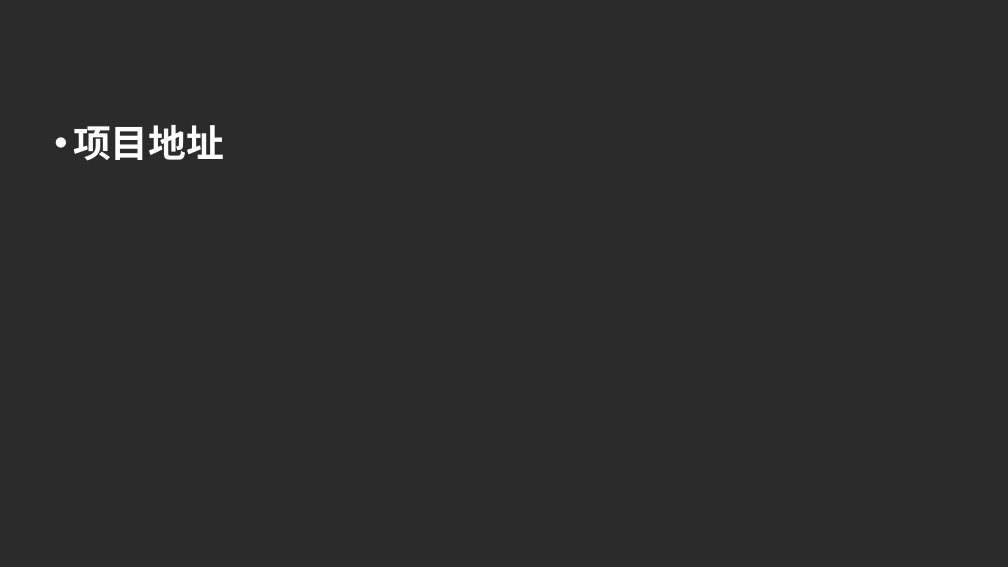
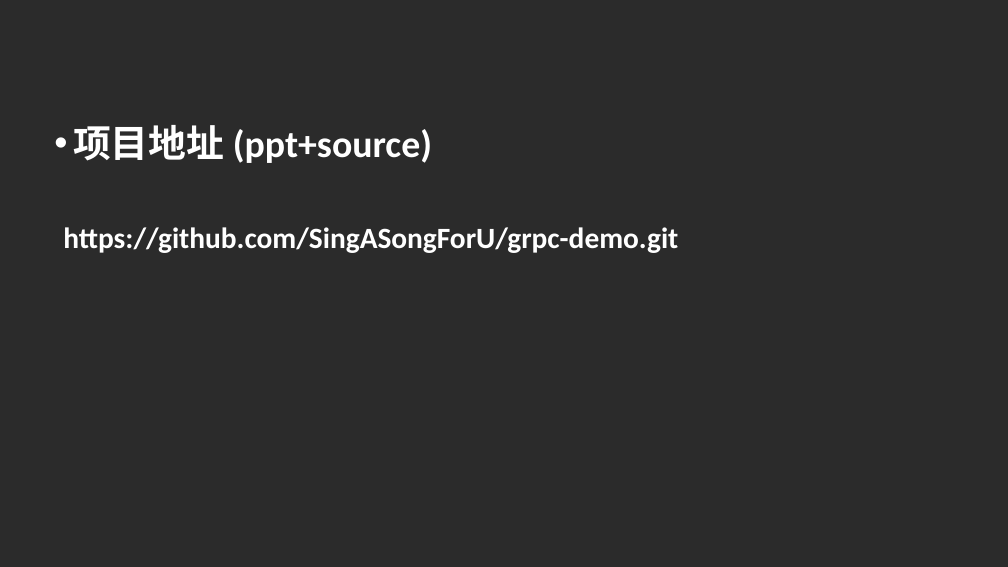
Before and after one commit to SingASongForU/grpc-demo, a slide deck: slide 29 of gRPC培训-1.0.pptx. Drawn at 1008x567 pixels with LibreOffice and Linux fonts; fonts in the diff are those of the drawing; background and template pictures are left out; a plain dark background stands for a picture behind light text. Boxes give left, top, right and bottom in pixels: in the first picture for what was removed or moved away, otherwise in the second. Text is boxed around its words. In the diff, an @@ line names an element or a change of style, - is before the commit and + after.

Commit message:
ppt change

```diff
--- a/gRPC培训-1.0.pptx
+++ b/gRPC培训-1.0.pptx
@@ text at (73,125,432,163): text changed @@
-• 项目地址
+• 项目地址 (ppt+source)
@@ title added at (63,227,678,253), 28 pt, text #FFFFFF, bold @@
+https://github.com/SingASongForU/grpc-demo.git
```
